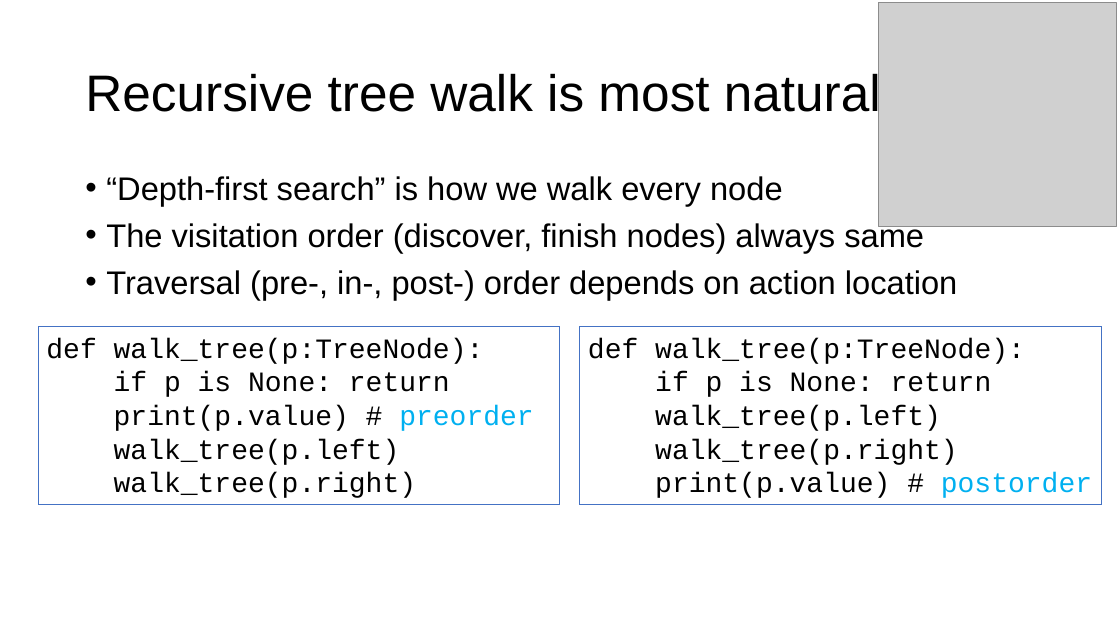
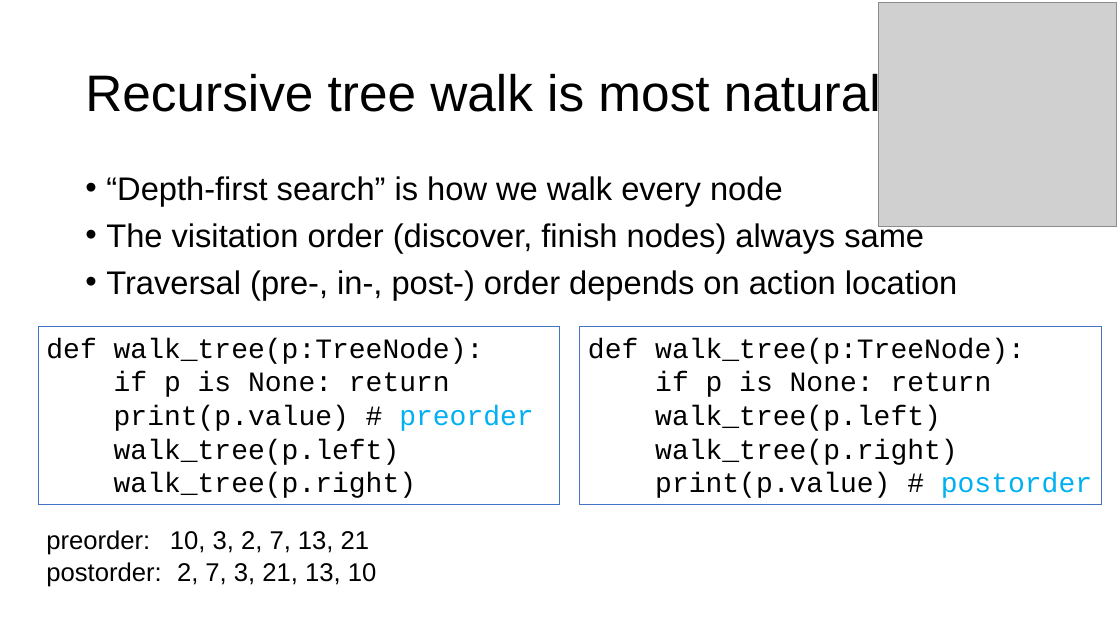
Before and after one commit to parrt/msds689, a slide deck: slide 6 of notes/walking-structures.pptx. Drawn at 1120x630 pixels with LibreOffice and Linux fonts; fonts in the diff are those of the drawing; grey boxes stand for pictures; background and template pictures are left out. Boxes give left, top, right and bottom in pixels: in the first picture for what was removed or moved away, otherwise in the second. Text is boxed around its words. In the diff, an @@ line names an element or a change of style, - is before the commit and + after.

```diff
--- a/notes/walking-structures.pptx
+++ b/notes/walking-structures.pptx
@@ text added at [46,530,150,555], 22 pt, text #000000 @@
+preorder:
@@ text added at [170,531,370,553], 22 pt, text #000000 @@
+10, 3, 2, 7, 13, 21
@@ text added at [46,562,161,587], 22 pt, text #000000 @@
+postorder:
@@ text added at [177,563,377,585], 22 pt, text #000000 @@
+2, 7, 3, 21, 13, 10
```
Also in this commit, not shown: 6 other slides changed, 3 other files.
